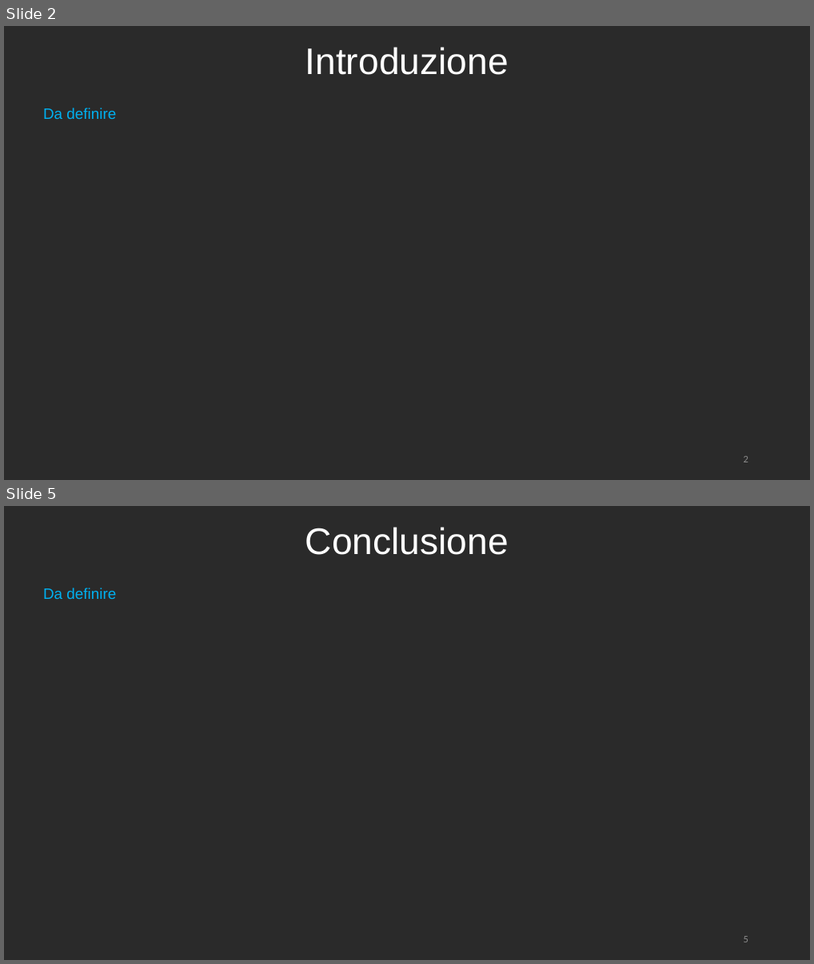
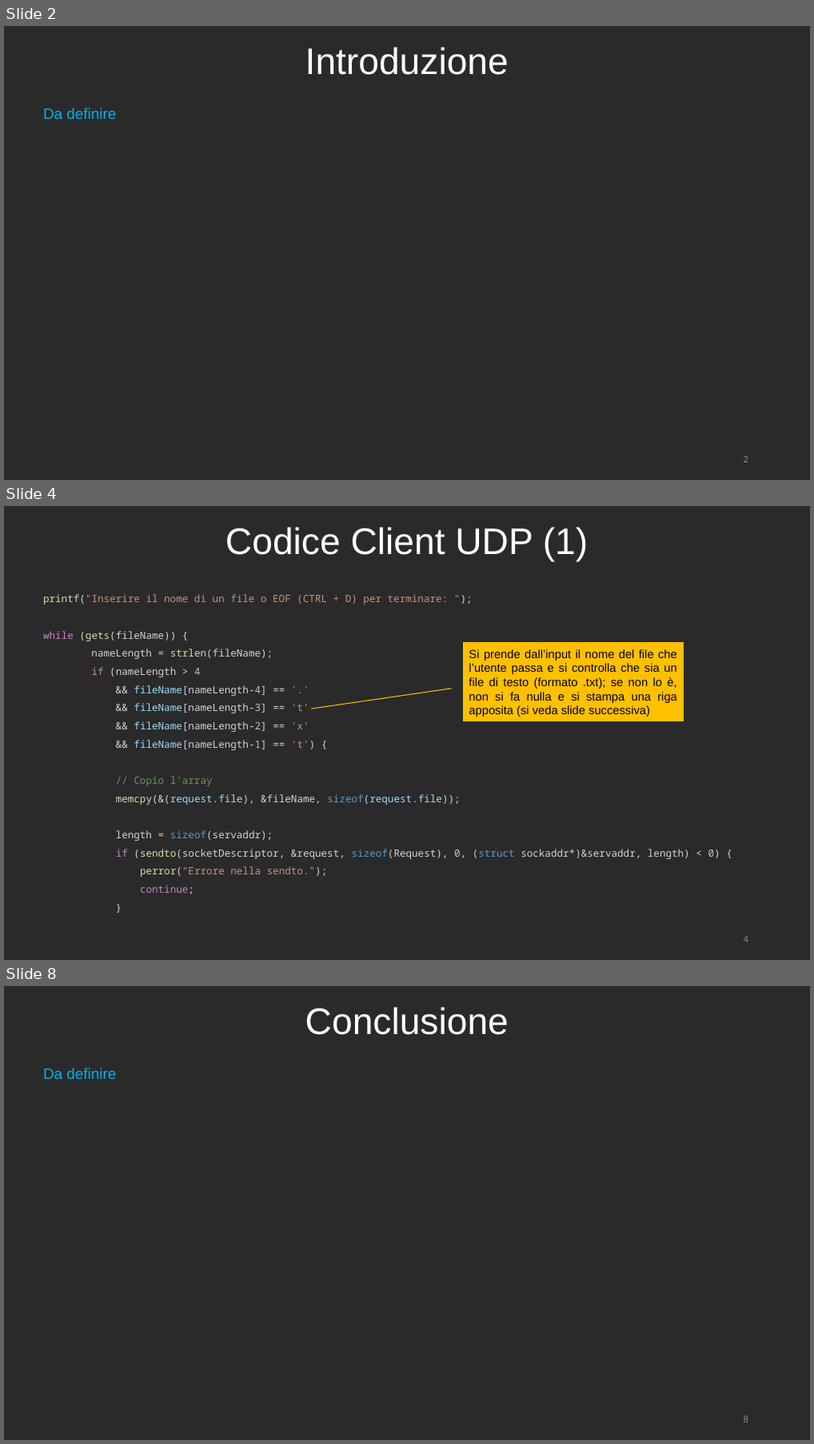
Before and after one commit to RetiCalc-Unibo/progetto3, a slide deck: Presentazione.pptx. Shown one above the other, each under a label of ours: slides 2 and 5 before the commit, slides 2, 4 and 8 after it; the slides between them are not shown. The pictures are 814x964 and 814x1444 pixels, drawn with LibreOffice and Linux fonts; fonts in the diff are those of the drawing. Boxes give left, top, right and bottom in pixels: in the first picture for what was removed or moved away, otherwise in the second. Text is boxed around its words. In the diff, an @@ line names an element or a change of style, - is before the commit and + after.

Commit message:
Aggiornata la presentazione, vedere descrizione per altro
Manca l'introduzione (da fare dopo aver fatto sia il programma UDP che TCP, in modo da raccogliere gli eventuali problemi in un'unica slide).
Mancano i test di performance del programma UDP.
Manca (ovviamente) il codice di tutto il programma TCP.
Mancano i test di performance del programma TCP.
Mancano le conclusioni (da fare sempre dopo aver fatto sia il programma UDP che TCP).

```diff
--- a/Presentazione.pptx
+++ b/Presentazione.pptx
@@ slide 4 added at [4, 506, 810, 960], background #2A2A2A @@
@@ title added at [226, 527, 588, 561], 44 pt, text #FFFFFF @@
+Codice Client UDP (1)
@@ text added at [43, 594, 721, 894], 12 pt, text #D4D4D4 @@
+printf("Inserire il nome di un file o EOF (CTRL + D) per terminare: ");
+while (gets(fileName)) {
+nameLength = strlen(fileName);
+if (nameLength > 4
+&& fileName[nameLength-4] == '.'
+&& fileName[nameLength-3] == 't'
+&& fileName[nameLength-2] == 'x'
+&& fileName[nameLength-1] == 't') {
+// Copio l'array
+memcpy(&(request.file), &fileName, sizeof(request.file));
+length = sizeof(servaddr);
+if (sendto(socketDescriptor, &request, sizeof(Request), 0, (struct sockaddr*)&servaddr, length) < 0) {
+perror("Errore nella sendto.");
+continue;
+}
@@ border callout added at [463, 643, 684, 720], fill #FFC000, outline #FFC000 1 pt, 14 pt, text #000000 @@
+Si prende dall’input il nome del file che l’utente passa e si controlla che sia un file di testo (formato .txt); se non lo è, non si fa nulla e si stampa una riga apposita (si veda slide successiva)
@@ page number added at [744, 936, 749, 942], 12 pt, text #8C8C8C @@
+4
@@ what was slide 5 is now slide 8 @@
```
Also in this commit, not shown: 1 slide changed, 2 other slides added, 1 other file.
